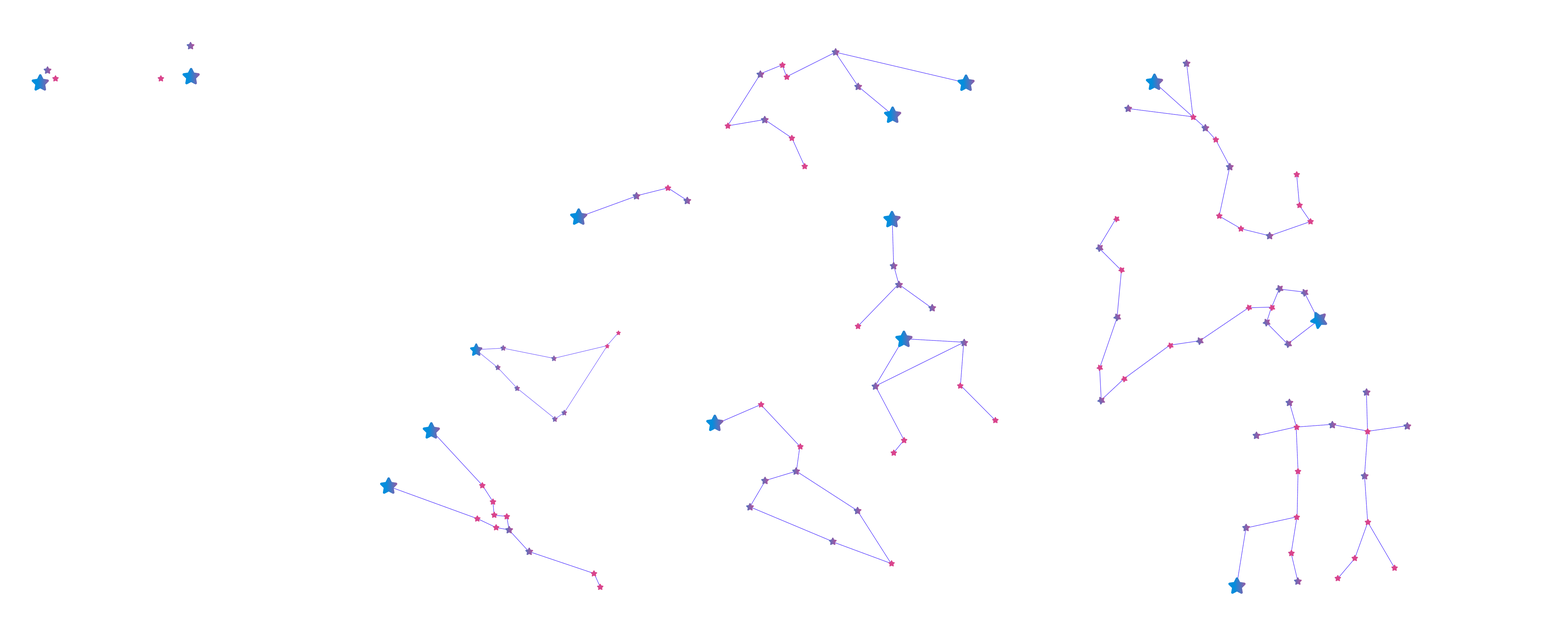
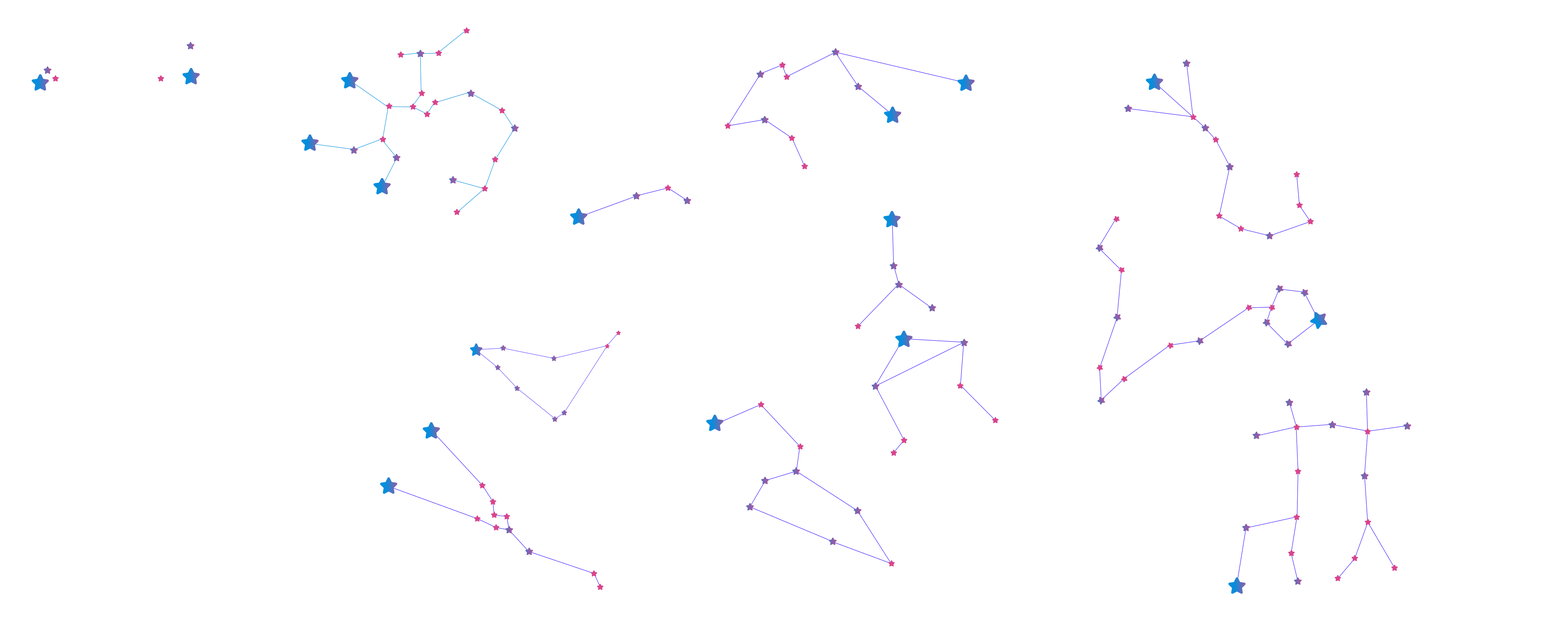
Layered file, before and after one edit (1568px x 627px). Changes by layer:
painted on "Paint Layer 4" over <box>301,60,442,195</box>
painted on "Paint Layer 6" over <box>449,120,519,216</box>
added group "Sagittarius" with 23 layers above "Gemini" over <box>301,134,322,151</box>
added layer "Paint Layer 12" in group "Sagittarius" over <box>301,140,322,151</box>